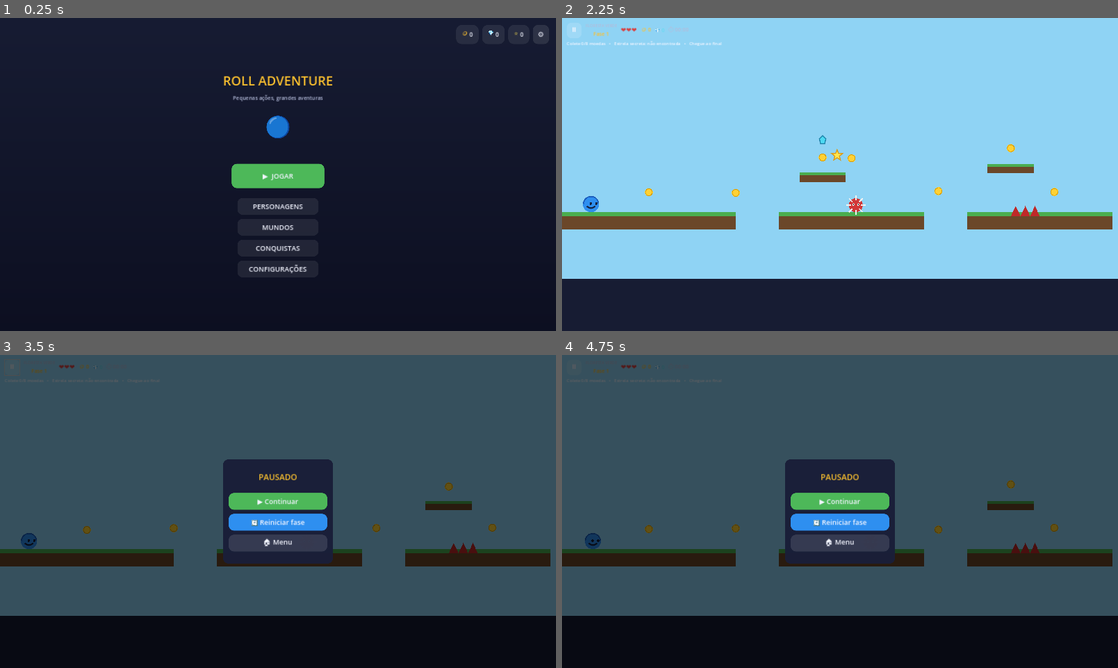
Above: before the commit, frames 1-4 (two rows, left to right).
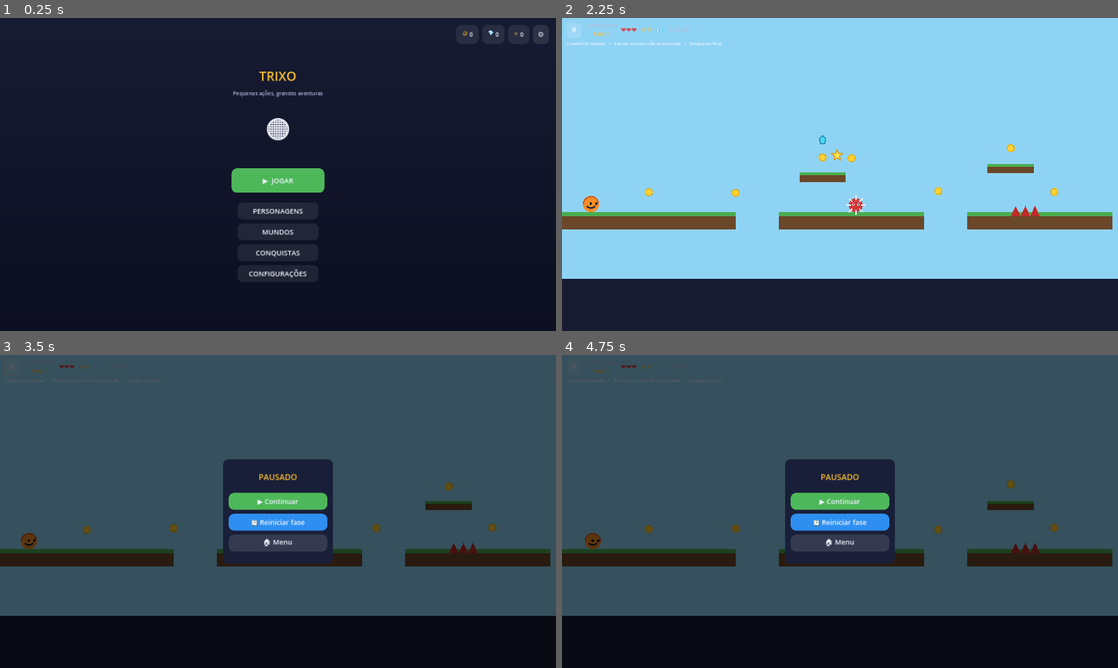
Above: after the commit, the same moments.

Repository: leunamesoftware/roll-adventure
Game: Godot game, scene res://scenes/Main.tscn
The game is run twice, just before and just after one commit, with the same random seed, the same clock (stepped at 60 frames per second) and the same inputs.
Inputs (mouse positions are in pixels of both pictures, inside the frame that each line leads up to):
- Up to frame 1 (0.25 s): no input
- Up to frame 2 (2.25 s): click "▶ JOGAR" at 0.5 s; click "JOGAR" at 1.25 s; click "Jogar" at 2 s
- Up to frame 3 (3.5 s): click "⏸" at 2.75 s
- Up to frame 4 (4.75 s): click "🔄 Reiniciar fase" at 3.5 s; move the mouse to (962, 495) at 4.27 s; hold Right (move_right) from 4.28 s (still down); tap P at 4.35 s; click (962, 495) at 4.42 s; tap Space (jump) at 4.52 s

The runs differ from the first frame. In frame 1, 2.4% of the frame differs, in the area x 40-60%, y 17-84%; in frame 2, 0.1%; in frame 3, 0.1%; in frame 4, 0.1%.

Commit message:
Rebrand character/game from Bolinha to Trixo (orange)
Updates the game name, main character color and docs to match the new
character direction (TRIXO, orange palette), and rebuilds the web
version so the published game reflects it.

Co-Authored-By: Claude Sonnet 5 <noreply@anthropic.com>

Diff:
--- a/project.godot
+++ b/project.godot
@@ -10,8 +10,8 @@
 
 [application]
 
-config/name="Roll Adventure"
-config/description="Jogo de aventura/plataforma original — controle uma bolinha através de mundos, fases, inimigos e desafios."
+config/name="Trixo"
+config/description="Jogo de aventura/plataforma original — controle o Trixo através de mundos, fases, inimigos e desafios."
 run/main_scene="res://scenes/Main.tscn"
 config/features=PackedStringArray("4.3", "Mobile")
 config/icon="res://icon.svg"
--- a/scripts/gameplay/player.gd
+++ b/scripts/gameplay/player.gd
@@ -1,7 +1,8 @@
 extends CharacterBody2D
 class_name Player
-## Personagem principal original: uma bolinha com rosto, desenhada via _draw() (sem
-## dependência de arte externa). Movimento lateral + pulo + pulo duplo desbloqueável.
+## Personagem principal original (TRIXO), desenhado via _draw() (sem dependência de
+## arte externa) até a arte final entrar. Movimento lateral + pulo + pulo duplo
+## desbloqueável.
 
 signal died
 signal coin_collected(total: int)
@@ -15,8 +16,8 @@
 const MAX_FALL_SPEED := 1400.0
 const INVULNERABLE_TIME := 1.2
 
-const BODY_COLOR := Color(0.18, 0.56, 0.94)
-const BODY_COLOR_DARK := Color(0.11, 0.37, 0.74)
+const BODY_COLOR := Color(0.96, 0.55, 0.14)
+const BODY_COLOR_DARK := Color(0.85, 0.32, 0.1)
 const FACE_COLOR := Color(0.09, 0.14, 0.25)
 
 var _gravity: float = 980.0
--- a/scripts/ui/main_menu_screen.gd
+++ b/scripts/ui/main_menu_screen.gd
@@ -18,10 +18,10 @@
 	root.add_theme_constant_override("separation", 14)
 	add_child(root)
 
-	root.add_child(make_label("ROLL ADVENTURE", 44, COLOR_ACCENT))
+	root.add_child(make_label("TRIXO", 44, COLOR_ACCENT))
 	root.add_child(make_label("Pequenas ações, grandes aventuras", 18, COLOR_TEXT_DIM))
 	root.add_child(spacer(16))
-	root.add_child(make_label("🔵", 90))
+	root.add_child(make_label("🟠", 90))
 	root.add_child(spacer(16))
 
 	var play_button := make_button("▶  JOGAR", COLOR_SUCCESS, Vector2(320, 84))
--- a/scripts/ui/virtual_joystick.gd
+++ b/scripts/ui/virtual_joystick.gd
@@ -1,7 +1,7 @@
 extends Control
 class_name VirtualJoystick
 ## Joystick virtual circular original para controlar o eixo horizontal do jogador
-## (arrastar o dedo dentro da base move a bolinha). Suporta touch (multitouch via
+## (arrastar o dedo dentro da base move o personagem). Suporta touch (multitouch via
 ## índice) e mouse (para testar no editor/desktop).
 
 signal direction_changed(value: float)
--- a/web-build/index.manifest.json
+++ b/web-build/index.manifest.json
@@ -1 +1 @@
-{"background_color":"#171c33","display":"standalone","icons" …(166 unchanged characters)… 2x512.png","type":"image/png"}],"name":"Roll Adventure","orientation":"portrait","start_url":"./index.html"}
+{"background_color":"#171c33","display":"standalone","icons" …(166 unchanged characters)… 2x512.png","type":"image/png"}],"name":"Trixo","orientation":"portrait","start_url":"./index.html"}
Not shown, changed: README.md
Not shown, changed: docs/ARQUITETURA.md
Not shown, changed: docs/REFERENCIA_VISUAL.md
Not shown, changed: web-build/index.html
Not shown, changed: web-build/index.pck
Not shown, changed: web-build/index.service.worker.js
